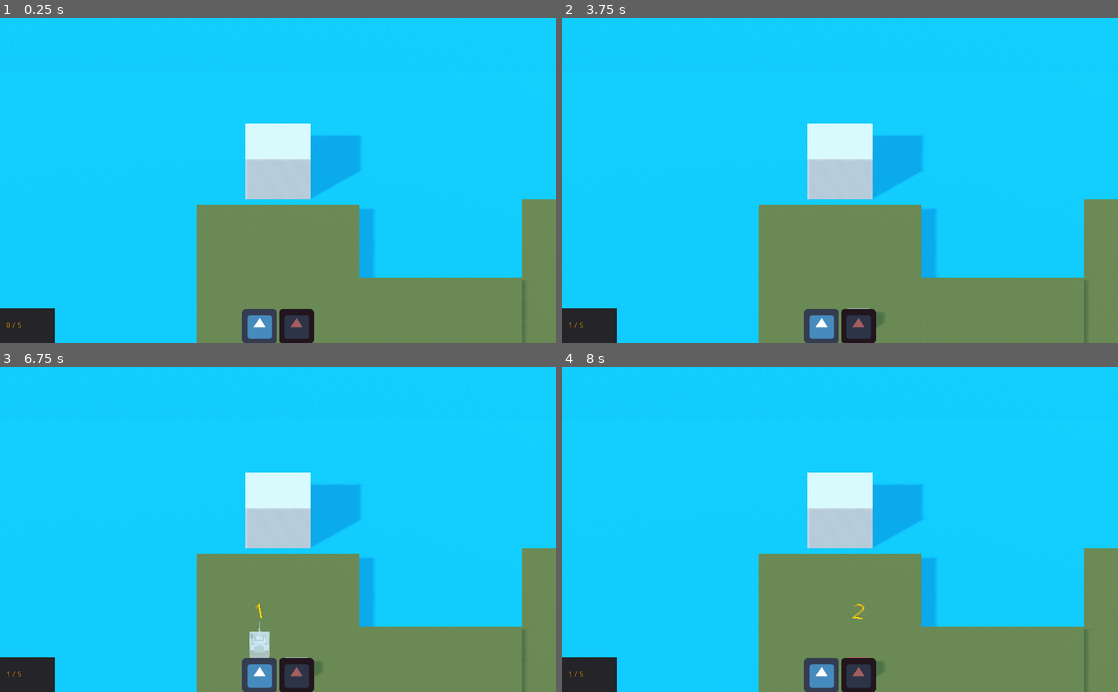
Above: before the commit, frames 1-4 (two rows, left to right).
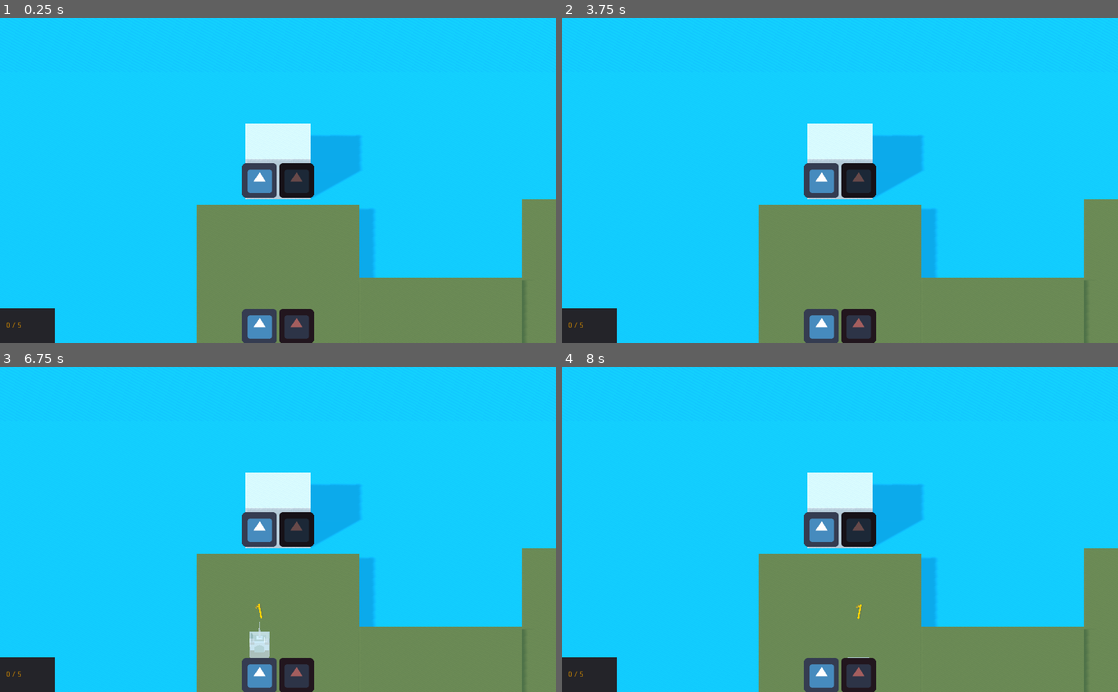
Above: after the commit, the same moments.

Repository: theludovyc/Godot_Islanders
Game: Godot game, scene res://Scene/Game.tscn
The game is run twice, just before and just after one commit, with the same random seed, the same clock (stepped at 60 frames per second) and the same inputs. The engine's default icon, where the game draws it, is replaced by a stand-in: a white triangle on a blue panel in a dark square.
Inputs (mouse positions are in pixels of both pictures, inside the frame that each line leads up to):
- Up to frame 1 (0.25 s): no input
- Up to frame 2 (3.75 s): click (823, 326) at 0.5 s; click (823, 326) at 1.25 s; click (856, 326) at 2 s; click (856, 326) at 2.75 s; click (823, 180) at 3.52 s
- Up to frame 3 (6.75 s): click (261, 529) at 4.27 s; click (294, 529) at 5.02 s; click (294, 529) at 5.77 s; click (261, 675) at 6.5 s
- Up to frame 4 (8 s): click (856, 675) at 7.25 s

The runs differ from the first frame. In frame 1, 1.3% of the frame differs, in the area x 43-57%, y 44-56%; in frame 2, 1.4%; in frame 3, 1.4%; in frame 4, 1.4%, in the area x 1-58%, y 44-96%.

Commit message:
add_button_building

Diff:
--- a/Scene/GUI.tscn
+++ b/Scene/GUI.tscn
@@ -77,24 +77,49 @@
 "_edit_use_anchors_": false
 }
 
-[node name="HBoxContainer" type="HBoxContainer" parent="."]
+[node name="BuildingContainer" type="HBoxContainer" parent="."]
 anchor_top = 1.0
 anchor_right = 1.0
 anchor_bottom = 1.0
 margin_top = -63.0
+margin_bottom = 1.0
 alignment = 1
 __meta__ = {
 "_edit_use_anchors_": false
 }
 
-[node name="Adventure_Tower_01" type="TextureButton" parent="HBoxContainer"]
+[node name="Adventure_Tower_01" type="TextureButton" parent="BuildingContainer"]
 margin_left = 446.0
 margin_right = 510.0
 margin_bottom = 64.0
 texture_normal = ExtResource( 2 )
 
-[node name="Adventure_House_01" type="TextureButton" parent="HBoxContainer"]
+[node name="Adventure_House_01" type="TextureButton" parent="BuildingContainer"]
 modulate = Color( 0.647059, 0.372549, 0.372549, 1 )
+margin_left = 514.0
+margin_right = 578.0
+margin_bottom = 64.0
+texture_normal = ExtResource( 2 )
+
+[node name="PackContainer" type="HBoxContainer" parent="."]
+anchor_top = 0.5
+anchor_right = 1.0
+anchor_bottom = 0.5
+margin_top = -32.0
+margin_bottom = 32.0
+alignment = 1
+__meta__ = {
+"_edit_use_anchors_": false
+}
+
+[node name="Pack_Adventure_Tower" type="TextureButton" parent="PackContainer"]
+margin_left = 446.0
+margin_right = 510.0
+margin_bottom = 64.0
+texture_normal = ExtResource( 2 )
+
+[node name="Pack_Adventure_House" type="TextureButton" parent="PackContainer"]
+modulate = Color( 0.407843, 0.290196, 0.290196, 1 )
 margin_left = 514.0
 margin_right = 578.0
 margin_bottom = 64.0
@@ -106,5 +131,7 @@
 margin_bottom = 40.0
 texture = SubResource( 2 )
 
-[connection signal="pressed" from="HBoxContainer/Adventure_Tower_01" to="." method="_on_Adventure_Tower_01_pressed"]
-[connection signal="pressed" from="HBoxContainer/Adventure_House_01" to="." method="_on_Adventure_House_01_pressed"]
+[connection signal="pressed" from="BuildingContainer/Adventure_Tower_01" to="." method="_on_Adventure_Tower_01_pressed"]
+[connection signal="pressed" from="BuildingContainer/Adventure_House_01" to="." method="_on_Adventure_House_01_pressed"]
+[connection signal="pressed" from="PackContainer/Pack_Adventure_Tower" to="." method="_on_Pack_Adventure_Tower_pressed"]
+[connection signal="pressed" from="PackContainer/Pack_Adventure_House" to="." method="_on_Pack_Adventure_House_pressed"]
--- a/Script/GUI.gd
+++ b/Script/GUI.gd
@@ -1,9 +1,13 @@
 extends Control
 
 signal button_pressed(button_name)
+signal button_pack_pressed(button_name)
+
+var icon = preload("res://icon.png")
 
 onready var node_score = $ScoreContainer/Score
 onready var node_score_max = $ScoreContainer/ScoreMax
+onready var node_building = $BuildingContainer
 
 # Called when the node enters the scene tree for the first time.
 func _ready():
@@ -19,6 +23,19 @@
 #func _process(delta):
 #	pass
 
+func add_button_building(button_name:String):
+	var button = TextureButton.new()
+	button.name = button_name
+
+	button.texture_normal = icon
+
+	button.connect("pressed", self, "_on_button_building_pressed", [button_name])
+
+	node_building.add_child(button)
+
+func _on_button_building_pressed(button_name):
+	emit_signal("button_pressed", button_name)
+
 func _on_Adventure_Tower_01_pressed():
 	emit_signal("button_pressed", "Adventure_Tower_01")
 	pass # Replace with function body.
@@ -27,3 +44,13 @@
 func _on_Adventure_House_01_pressed():
 	emit_signal("button_pressed", "Adventure_House_01")
 	pass # Replace with function body.
+
+
+func _on_Pack_Adventure_Tower_pressed():
+	emit_signal("button_pack_pressed", "Pack_Adventure_Tower")
+	pass # Replace with function body.
+
+
+func _on_Pack_Adventure_House_pressed():
+	emit_signal("button_pack_pressed", "Pack_Adventure_House")
+	pass # Replace with function body.
